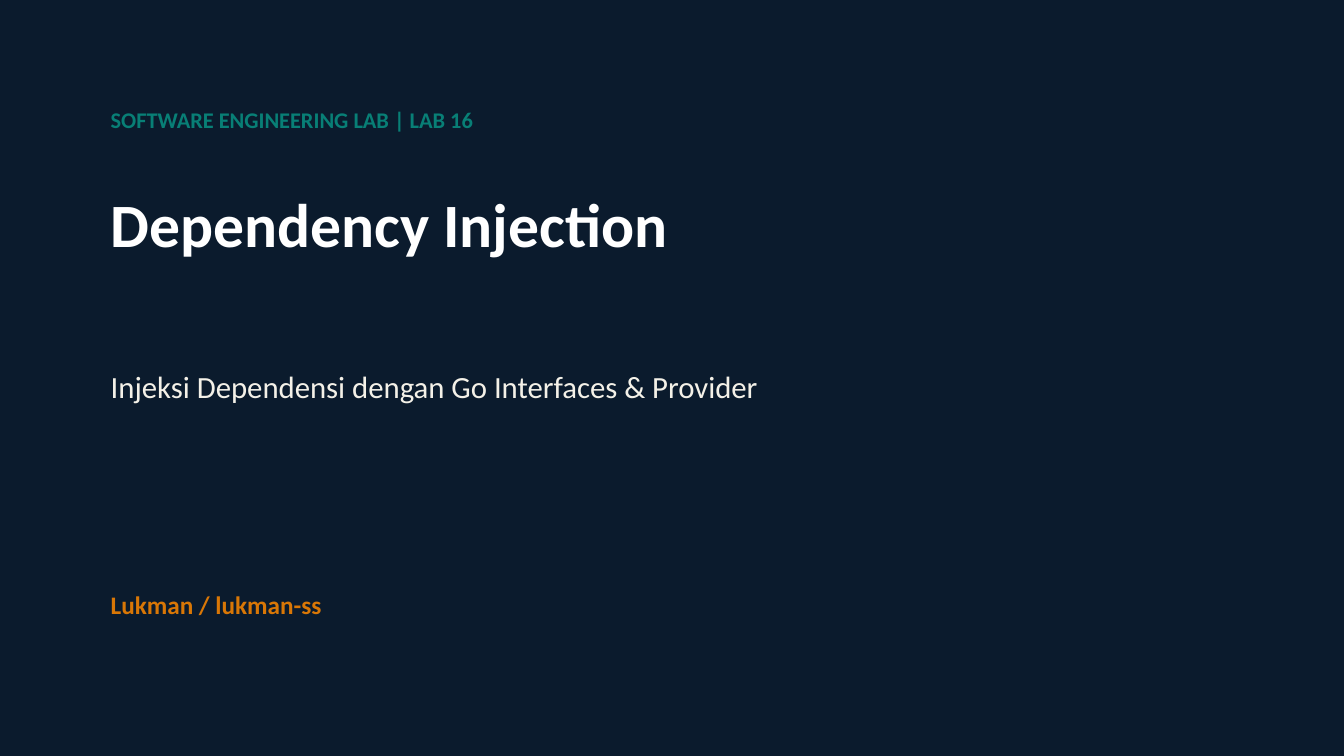
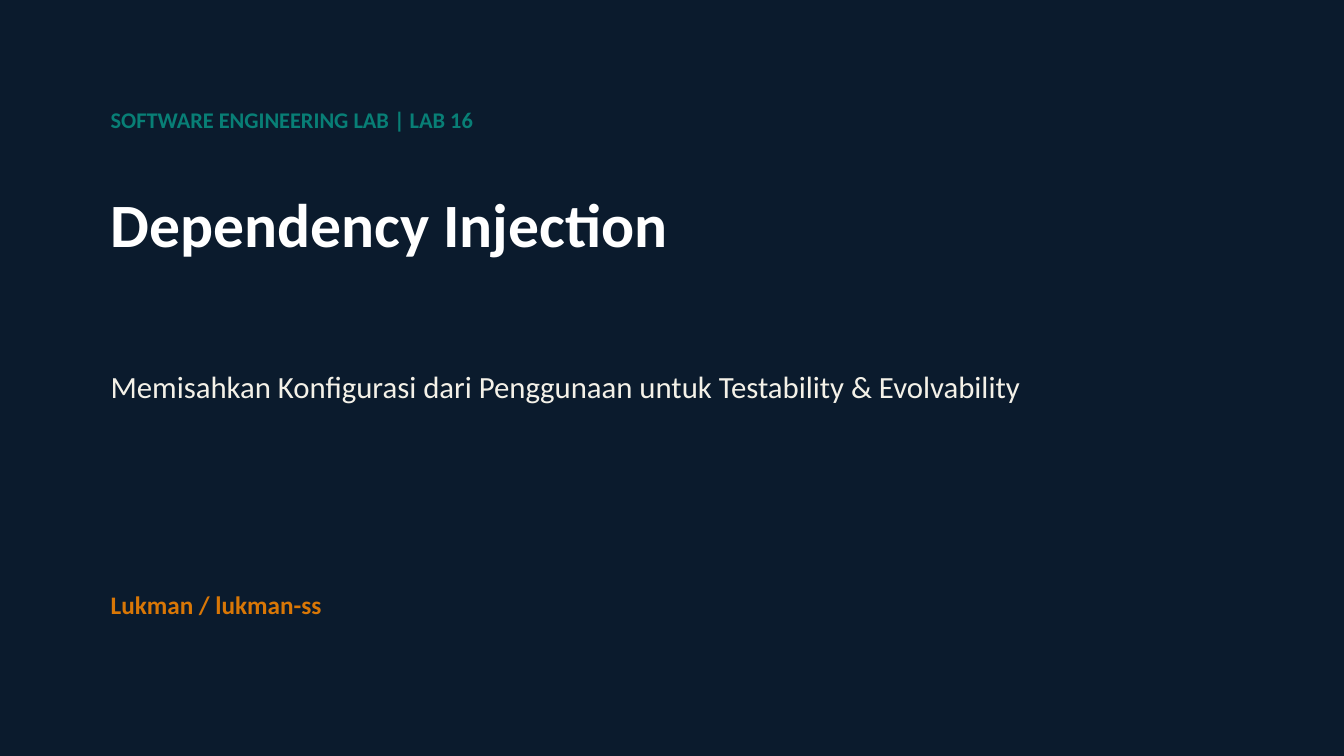
Before and after one commit to lukman-ss/software-engineering-lab, a slide deck: slide 1 of labs/16-dependency-injection/result/linkedin/lab-16-dependency-injection-carousel.pptx. Drawn at 1344x756 pixels with LibreOffice and Linux fonts; fonts in the diff are those of the drawing. Boxes give left, top, right and bottom in pixels: in the first picture for what was removed or moved away, otherwise in the second. Text is boxed around its words. In the diff, an @@ line names an element or a change of style, - is before the commit and + after.

```diff
--- a/labs/16-dependency-injection/result/linkedin/lab-16-dependency-injection-carousel.pptx
+++ b/labs/16-dependency-injection/result/linkedin/lab-16-dependency-injection-carousel.pptx
@@ text at (111, 376, 1020, 404): text changed @@
-Injeksi Dependensi dengan Go Interfaces & Provider
+Memisahkan Konfigurasi dari Penggunaan untuk Testability & Evolvability
```
Also in this commit, not shown: 16 other slides changed, 7 slides added, 7 slides removed, 7 other files.
